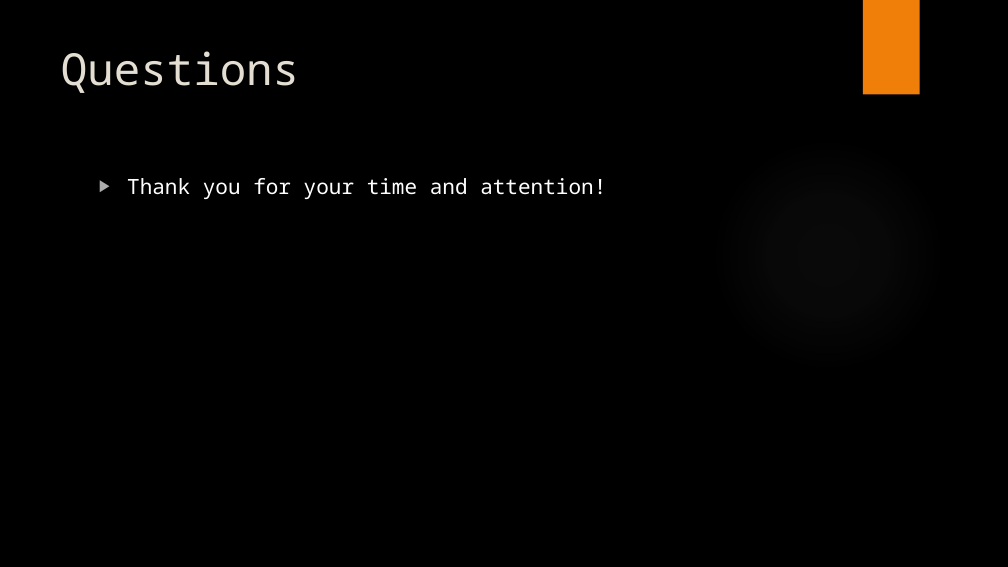
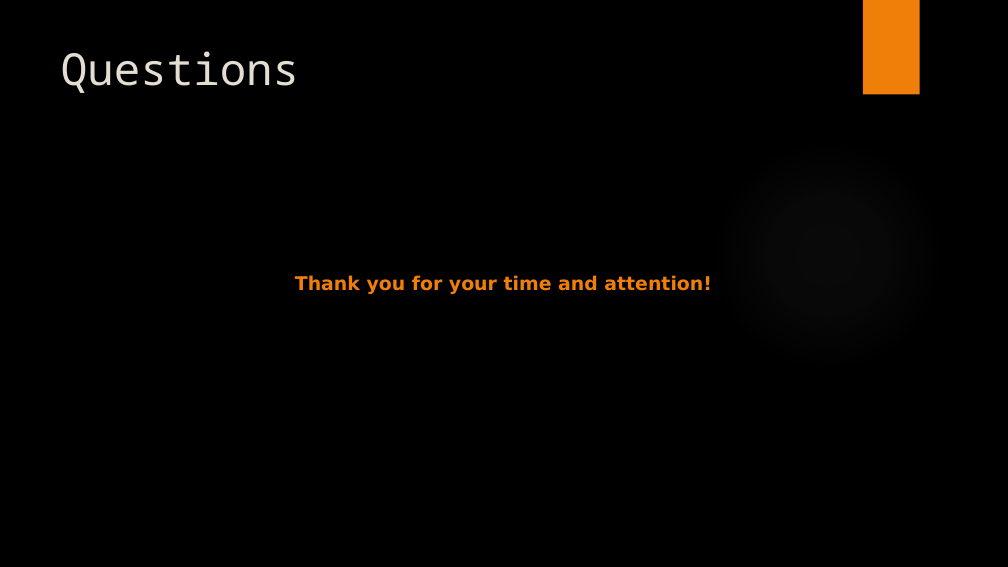
Before and after one commit to Open-MBEE/klang, a slide deck: slide 26 of presentations/K.pptx. Drawn at 1008x567 pixels with LibreOffice and Linux fonts; fonts in the diff are those of the drawing; background and template pictures are left out. Boxes give left, top, right and bottom in pixels: in the first picture for what was removed or moved away, otherwise in the second. Text is boxed around its words. In the diff, an @@ line names an element or a change of style, - is before the commit and + after.

```diff
--- a/presentations/K.pptx
+++ b/presentations/K.pptx
@@ text "Thank you for your time ...": place and size @@
-text "Thank you for your time ..." at bbox=[127, 178, 606, 199]
+text "Thank you for your time ..." at bbox=[295, 275, 712, 294]
@@ text "Thank you for your time ..." at bbox=[295, 275, 712, 294]: size 20 to 18 pt, font Noto Sans Mono to DejaVu Sans, text colour #FFFFFF to #F07F09, bold on; bullet ▶ to none; less space between paragraphs @@
```
Also in this commit, not shown: 5 other slides changed.
